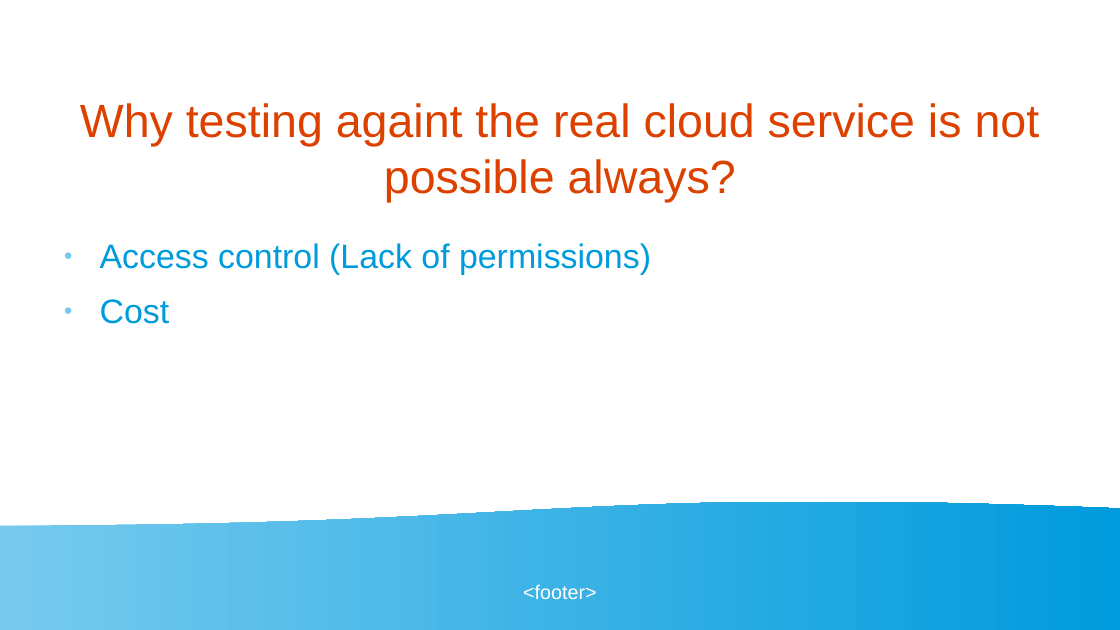
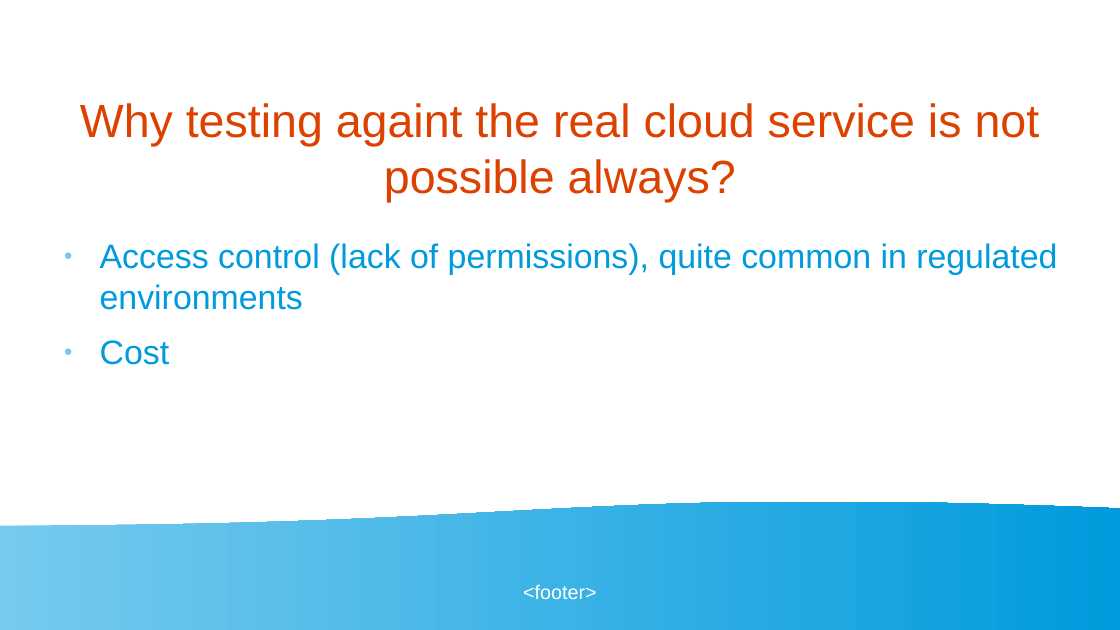
Before and after one commit to golangbot/gophercon-uk-2025-talk, a slide deck: slide 20 of Presentation.odp. Drawn at 1120x630 pixels with LibreOffice and Linux fonts; fonts in the diff are those of the drawing. Boxes give left, top, right and bottom in pixels: in the first picture for what was removed or moved away, otherwise in the second. Text is boxed around its words. In the diff, an @@ line names an element or a change of style, - is before the commit and + after.

```diff
--- a/Presentation.odp
+++ b/Presentation.odp
@@ text at (x1=100, y1=243, x2=1057, y2=310): text changed @@
-● Access control (Lack of permissions)
+● Access control (lack of permissions), quite common in regulated environments
```
Also in this commit, not shown: 19 other slides changed, 3 other files.
